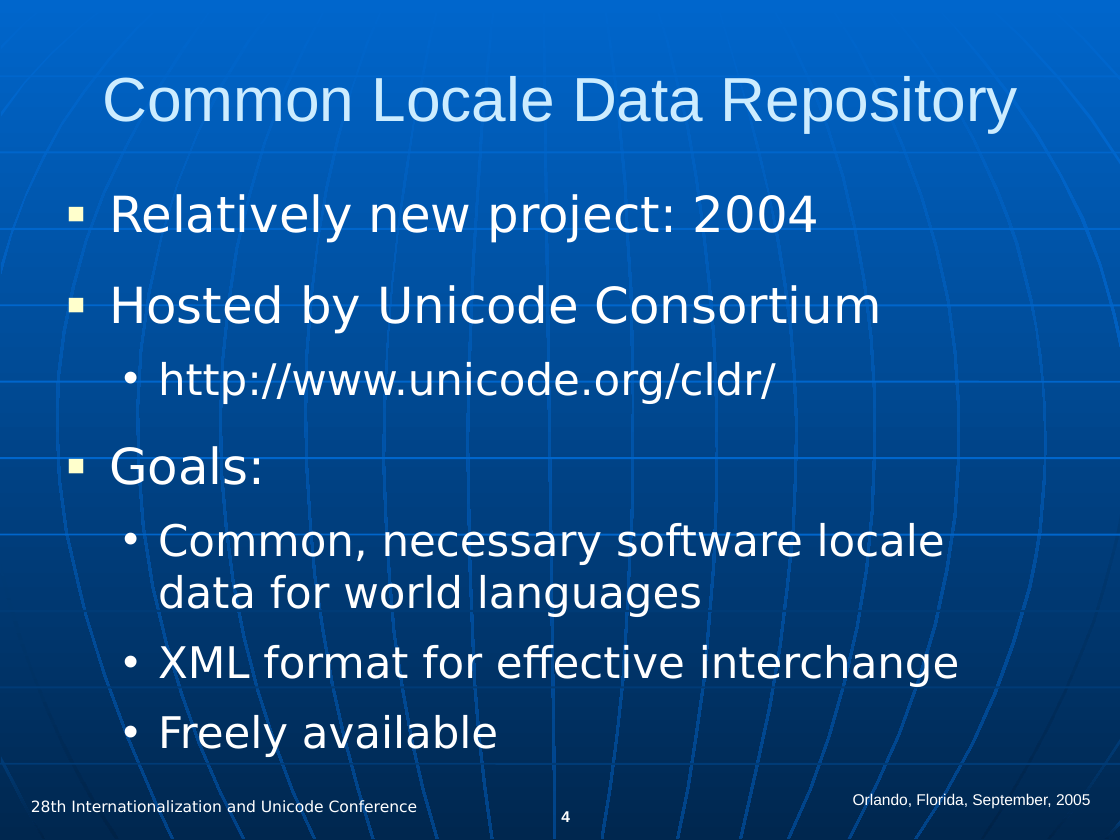
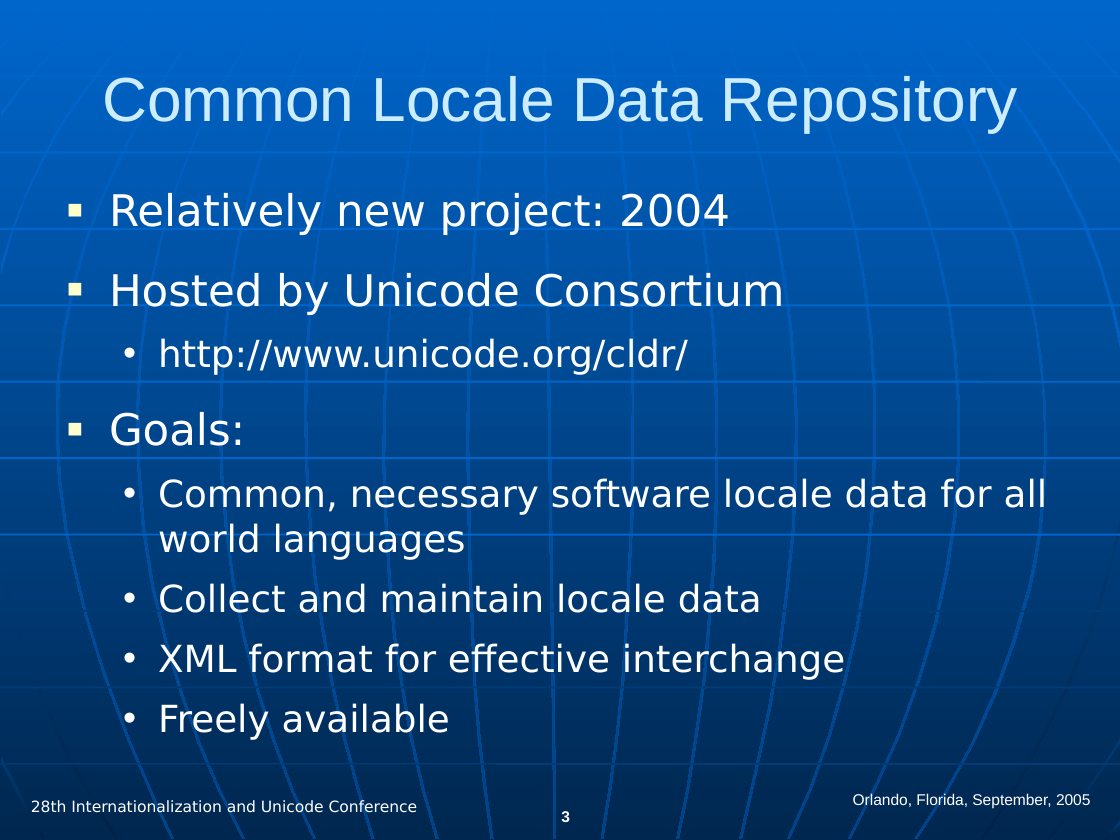
Before and after one commit to hanikesn/cldr, a slide deck: slide 3 of docs/presentations/cldr_overview.ppt (slide 4 before the commit). Drawn at 1120x840 pixels with LibreOffice and Linux fonts; fonts in the diff are those of the drawing. Boxes give left, top, right and bottom in pixels: in the first picture for what was removed or moved away, otherwise in the second. Text is boxed around its words. In the diff, an @@ line names an element or a change of style, - is before the commit and + after.

```diff
--- a/docs/presentations/cldr_overview.ppt
+++ b/docs/presentations/cldr_overview.ppt
@@ text at [109, 193, 845, 740]: size 32 to 28 pt in "Relatively new project: 2004", "Hosted by Unicode Consortium", "Goals:"; size 28 to 24 pt in "http://www.unicode.org/cldr/", "XML format for effective interchange", "Freely available"; less space between paragraphs @@
@@ text at [158, 478, 1048, 620]: text changed; size 28 to 24 pt @@
-  • Common, necessary software locale data for world languages
+  • Common, necessary software locale data for all world languages
+  • Collect and maintain locale data
@@ page number at [561, 811, 570, 822]: text changed @@
-4
+3
```
Also in this commit, not shown: 15 other slides changed, 2 slides added, 6 slides removed.
